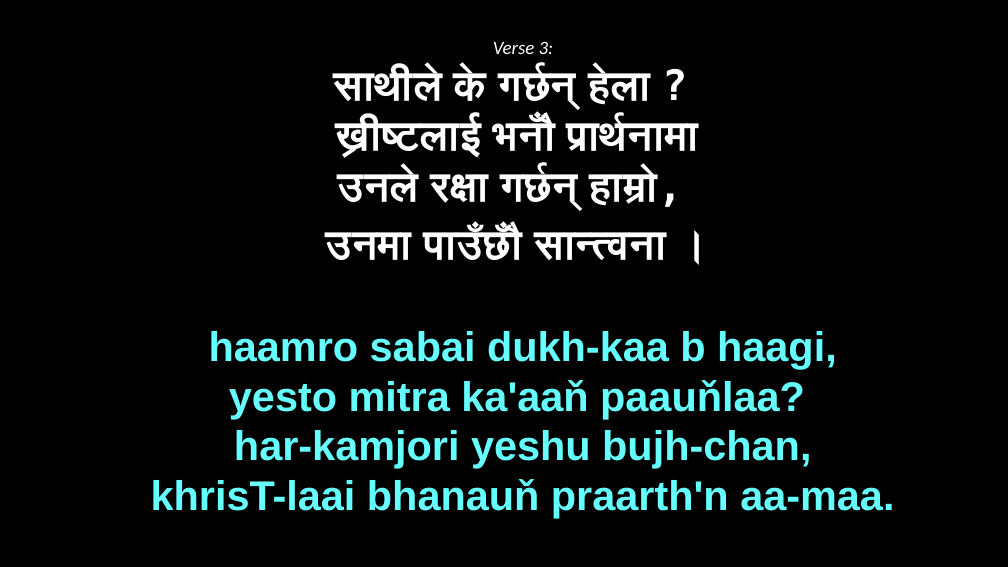
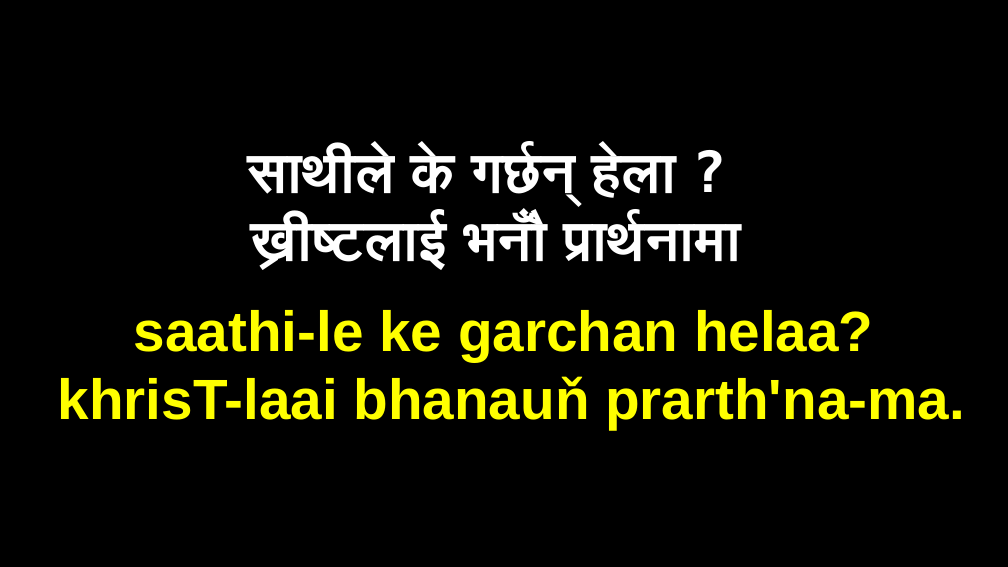
Before and after one commit to sujanay/Nepali-christian-songs-slides, a slide deck: slide 12 of Bhajan/B397 - येशू कस्तो प्यारो मित्र.pptx (slide 7 before the commit). Drawn at 1008x567 pixels with LibreOffice and Linux fonts; fonts in the diff are those of the drawing. Boxes give left, top, right and bottom in pixels: in the first picture for what was removed or moved away, otherwise in the second. Text is boxed around its words. In the diff, an @@ line names an element or a change of style, - is before the commit and + after.

Commit message:
added B097-Jaya hos Yeshu Raja ko

```diff
--- a/Bhajan/B397 - येशू कस्तो प्यारो मित्र.pptx
+++ b/Bhajan/B397 - येशू कस्तो प्यारो मित्र.pptx
@@ text at bbox=[493, 41, 554, 54]: paragraph removed @@
-Verse 3:
@@ text "साथीले के गर्छन्‌ हेला ?": place and size @@
-text "साथीले के गर्छन्‌ हेला ?" at bbox=[151, 41, 894, 518]
+text "साथीले के गर्छन्‌ हेला ?" at bbox=[58, 148, 965, 429]
@@ text at bbox=[248, 148, 741, 270]: size 40 to 54 pt in "साथीले के गर्छन्‌ हेला ?", "ख्रीष्टलाई भनौँ प्रार्थनामा" @@
@@ text at bbox=[58, 310, 965, 429]: text changed; size 39.5 to 54 pt; text colour #66FFFF to #FFFF00 @@
-उनले रक्षा गर्छन्‌ हाम्रो,
-उनमा पाउँछौँ सान्त्वना ।
-haamro sabai dukh-kaa b haagi,
-yesto mitra ka'aaň paauňlaa?
-har-kamjori yeshu bujh-chan,
-khrisT-laai bhanauň praarth'n aa-maa.
+saathi-le ke garchan helaa?
+khrisT-laai bhanauň prarth'na-ma.
```
Also in this commit, not shown: 5 other slides changed, 6 slides added, 2 other files.
